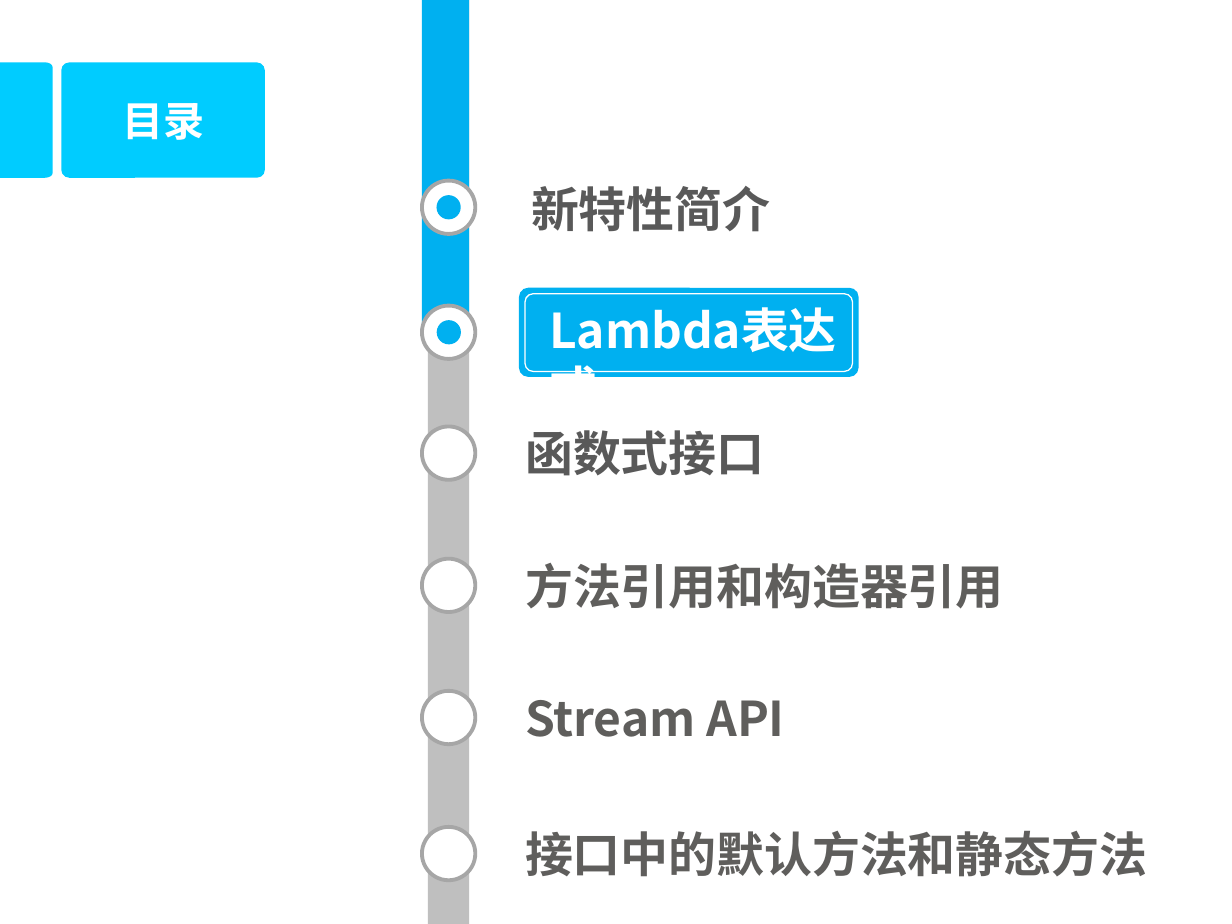
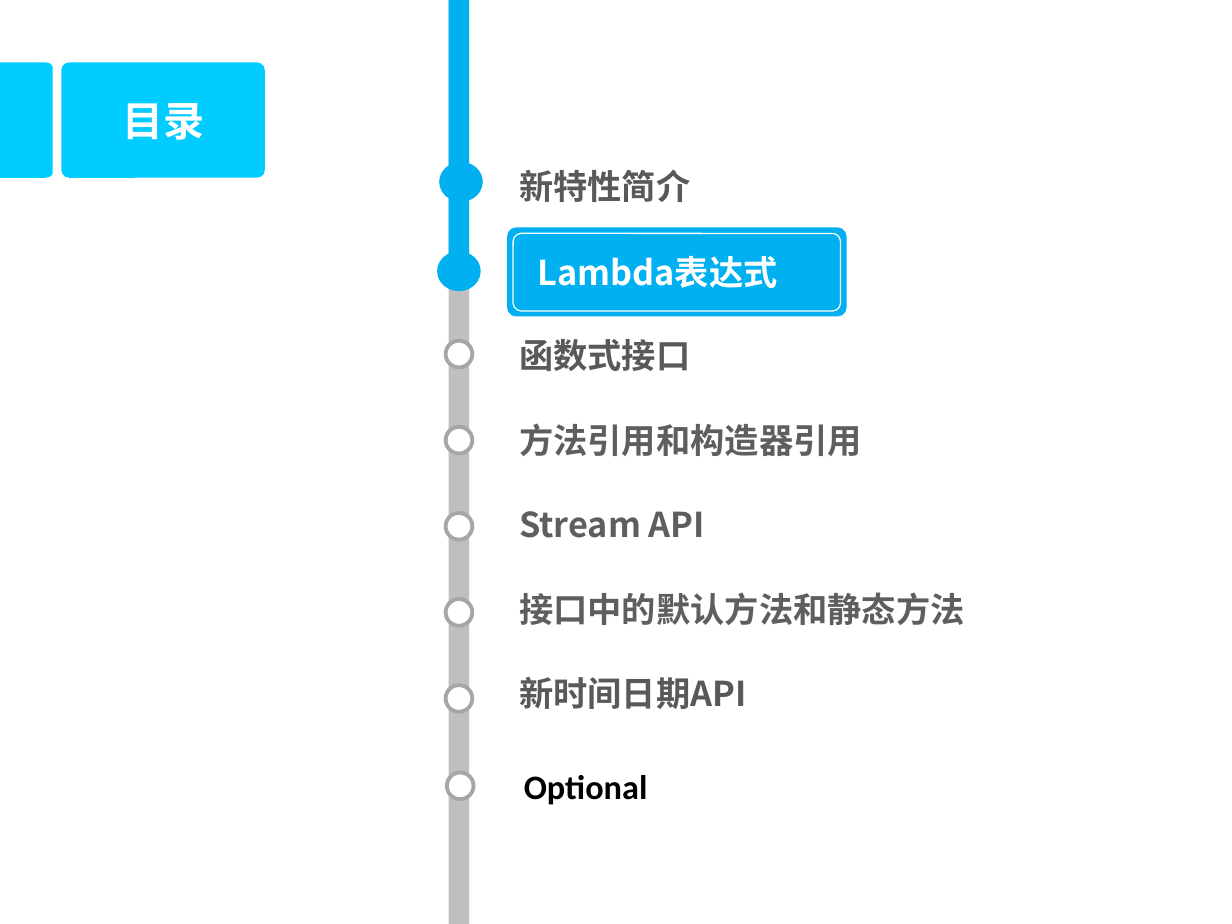
Before and after one commit to DoublePoint/MVC, a slide deck: slide 4 of 04相关插件/Java8/Java高级教程2.pptx (slide 5 before the commit). Drawn at 1232x924 pixels with LibreOffice and Linux fonts; fonts in the diff are those of the drawing; background and template pictures are left out. Boxes give left, top, right and bottom in pixels: in the first picture for what was removed or moved away, otherwise in the second. Text is boxed around its words. In the diff, an @@ line names an element or a change of style, - is before the commit and + after.

```diff
--- a/04相关插件/Java8/Java高级教程2.pptx
+++ b/04相关插件/Java8/Java高级教程2.pptx
@@ rectangle: place and size @@
-rectangle at <box>428,0,468,924</box>
+rectangle at <box>448,0,469,924</box>
@@ rectangle: place and size @@
-rectangle at <box>423,0,469,333</box>
+rectangle at <box>448,0,469,255</box>
@@ ellipse: place and size @@
-ellipse at <box>436,195,461,219</box>
+ellipse at <box>439,161,482,201</box>
@@ ellipse: place and size @@
-ellipse at <box>423,181,476,234</box>
+ellipse at <box>446,169,473,196</box>
@@ text "新特性简介": place and size @@
-text "新特性简介" at <box>531,186,770,232</box>
+text "新特性简介" at <box>519,170,690,202</box>
@@ rounded rectangle: place and size @@
-rounded rectangle at <box>519,288,859,377</box>
+rounded rectangle at <box>508,228,848,317</box>
@@ rounded rectangle: place and size @@
-rounded rectangle at <box>525,293,853,371</box>
+rounded rectangle at <box>514,233,841,310</box>
@@ ellipse: place and size @@
-ellipse at <box>437,320,462,345</box>
+ellipse at <box>437,251,480,291</box>
@@ ellipse added at <box>446,255,473,282</box>, fill #FFFFFF, outline #A6A6A6 2.25 pt @@
@@ text "Lambda表达式": place and size @@
-text "Lambda表达式" at <box>537,294,857,365</box>
+text "Lambda表达式" at <box>537,256,777,288</box>
@@ text "函数式接口": place and size @@
-text "函数式接口" at <box>525,430,764,476</box>
+text "函数式接口" at <box>519,339,690,371</box>
@@ ellipse: place and size @@
-ellipse at <box>423,306,476,359</box>
+ellipse at <box>446,341,473,368</box>
@@ text "方法引用和构造器引用": place and size @@
-text "方法引用和构造器引用" at <box>525,563,1003,609</box>
+text "方法引用和构造器引用" at <box>519,423,862,456</box>
@@ ellipse: place and size @@
-ellipse at <box>423,426,476,479</box>
+ellipse at <box>446,426,473,453</box>
@@ text "Stream API": place and size @@
-text "Stream API" at <box>525,700,784,737</box>
+text "Stream API" at <box>519,511,705,538</box>
@@ ellipse added at <box>446,513,473,540</box>, fill #FFFFFF, outline #A6A6A6 2.25 pt @@
@@ ellipse: place and size @@
-ellipse at <box>423,558,476,611</box>
+ellipse at <box>446,599,473,626</box>
@@ size 28 to 20 pt in 6 elements at <box>519,170,690,202</box>, <box>537,256,777,288</box>, <box>519,339,690,371</box>, <box>519,423,862,456</box>, <box>519,511,705,538</box>, <box>519,592,965,625</box> @@
@@ text "接口中的默认方法和静态方法": place and size @@
-text "接口中的默认方法和静态方法" at <box>525,831,1147,877</box>
+text "接口中的默认方法和静态方法" at <box>519,592,965,625</box>
@@ ellipse: place and size @@
-ellipse at <box>423,691,476,744</box>
+ellipse at <box>446,685,473,712</box>
@@ text added at <box>519,677,747,709</box>, 20 pt, text #595959, bold @@
+新时间日期API
@@ ellipse: place and size @@
-ellipse at <box>423,827,476,880</box>
+ellipse at <box>447,772,474,800</box>
@@ text added at <box>524,775,648,805</box>, 20 pt, text #000000, bold @@
+Optional
```
Also in this commit, not shown: 6 other slides changed, 31 slides added, 30 other files.
